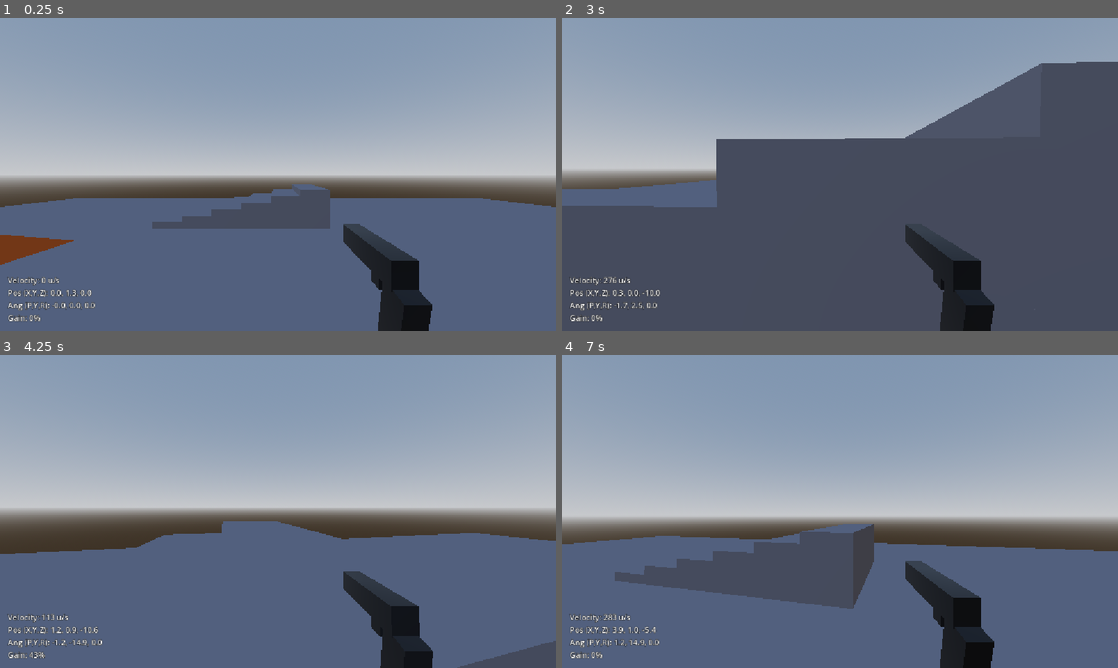
Above: before the commit, frames 1-4 (two rows, left to right).
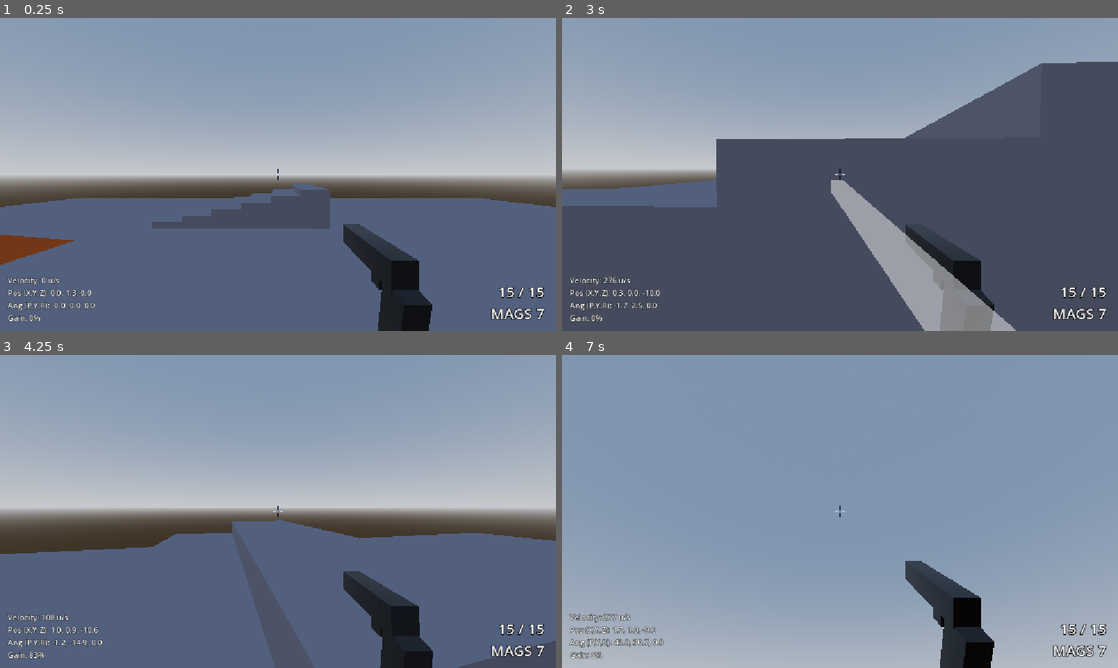
Above: after the commit, the same moments.

Repository: Raditokun/GameJam-Godot
Game: Godot game, scene res://scenes/Main.tscn
Same seed, same stepped clock (60 frames per second), same inputs: the game is played once before the commit and once after it.
Inputs (mouse positions are in pixels of both pictures, inside the frame that each line leads up to):
- Up to frame 1 (0.25 s): no input
- Up to frame 2 (3 s): move the mouse to (867, 174) at 0.52 s; hold C (crouch) 0.53-1.28 s; hold W (move_forward) from 0.53 s (still down); tap Space (jump) at 0.77, 1.52 s; tap Shift (walk, bound only after the commit) at 0.8, 1.35, 2.3 s; move the mouse to (812, 174) at 1.27 s; tap C (crouch) at 1.55 s; move the mouse to (851, 168) at 2.02 s; hold C (crouch) 2.03-2.78 s; move the mouse to (834, 180) at 2.77 s; click (834, 180) at 2.85 s
- Up to frame 3 (4.25 s): keep holding W (move_forward); tap Space (jump) at 3.02, 3.77 s; tap C (crouch) at 3.05 s; move the mouse to (316, 514) at 3.52 s; hold Shift (walk, bound only after the commit) from 3.53 s (still down); tap R (reload) at 4.15 s
- Up to frame 4 (7 s): move the mouse to (795, 508) at 4.27 s; release Shift (walk, bound only after the commit) at 4.28 s; tap C (crouch) at 4.35, 6.6 s; tap Space (jump) at 4.52, 6.77 s; tap Escape (ui_cancel) at 4.9 s; release W (move_forward) at 5 s; click (801, 552) at 5 s, where only the run after the commit has a clickable "Resume"; tap Enter at 5.75 s; move the mouse to (867, 511) at 5.77 s; hold S (move_back) 5.78-6.53 s; hold Shift (walk, bound only after the commit) 5.78-6.53 s; move the mouse to (756, 433) at 6.52 s; hold D (move_right) from 6.53 s (still down)

The runs differ from the first frame. In frame 1, 0.4% of the frame differs, in the area x 49-98%, y 48-97%; in frame 2, 5.2%; in frame 3, 0.8%; in frame 4, 67%, in the area x 0-100%, y 24-100%.

Commit message:
added tracers,shifting,ui and settings

Diff:
--- a/project.godot
+++ b/project.godot
@@ -14,6 +14,10 @@
 run/main_scene="res://scenes/Main.tscn"
 config/features=PackedStringArray("4.7", "Forward Plus")
 config/icon="res://icon.svg"
+
+[autoload]
+
+GameSettings="*res://scenes/GameSettings.gd"
 
 [display]
 
@@ -57,6 +61,11 @@
 , Object(InputEventKey,"resource_local_to_scene":false,"resource_name":"","device":-1,"window_id":0,"alt_pressed":false …(186 unchanged characters)…
 ]
 }
+walk={
+"deadzone": 0.5,
+"events": [Object(InputEventKey,"resource_local_to_scene":false,"resource_name":"","device":-1,"window_id":0,"alt_pressed":false,"shift_pressed":false,"ctrl_pressed":false,"meta_pressed":false,"pressed":false,"keycode":0,"physical_keycode":4194325,"key_label":0,"unicode":0,"location":0,"echo":false,"script":null)
+]
+}
 fire={
 "deadzone": 0.5,
 "events": [Object(InputEventMouseButton,"resource_local_to_scene":false,"resource_name":"","device":-1,"window_id":0,"a …(253 unchanged characters)…
--- /dev/null
+++ b/scenes/Crosshair.gd
@@ -0,0 +1,81 @@
+extends Control
+## Classic four-stroke FPS crosshair, drawn straight to the HUD.
+##
+## Drawn rather than textured so length/gap/thickness stay tweakable from the
+## inspector without touching art. The control is stretched over the whole
+## viewport and the reticle is drawn at its centre, so it stays centred at any
+## resolution. It hides itself whenever the mouse is released (i.e. while the
+## settings menu is up), since a reticle under a visible cursor reads as a bug.
+
+@export_group("Shape")
+## Length of each stroke in pixels.
+@export var stroke_length := 10.0:
+	set(value):
+		stroke_length = value
+		queue_redraw()
+## Empty space between the centre and the start of each stroke.
+@export var gap := 5.0:
+	set(value):
+		gap = value
+		queue_redraw()
+## Stroke width in pixels. Odd values land off-pixel; even ones stay crisp.
+@export var thickness := 2.0:
+	set(value):
+		thickness = value
+		queue_redraw()
+## Draws a filled pip at the exact centre.
+@export var center_dot := true:
+	set(value):
+		center_dot = value
+		queue_redraw()
+
+@export_group("Colour")
+@export var color := Color(0.2, 1.0, 0.4, 0.9):
+	set(value):
+		color = value
+		queue_redraw()
+## Dark border drawn behind the strokes so the reticle survives bright walls.
+@export var outline_size := 1.0:
+	set(value):
+		outline_size = value
+		queue_redraw()
+@export var outline_color := Color(0, 0, 0, 0.75):
+	set(value):
+		outline_color = value
+		queue_redraw()
+
+
+func _ready() -> void:
+	# Never eat clicks meant for the world or the menu underneath.
+	mouse_filter = Control.MOUSE_FILTER_IGNORE
+	# Keep ticking while the tree is paused so it hides the moment the menu opens.
+	process_mode = Node.PROCESS_MODE_ALWAYS
+	resized.connect(queue_redraw)
+
+
+func _process(_delta: float) -> void:
+	visible = Input.mouse_mode == Input.MOUSE_MODE_CAPTURED
+
+
+func _draw() -> void:
+	# Round the centre so strokes land on whole pixels instead of blurring.
+	var mid := (size * 0.5).round()
+	if outline_size > 0.0:
+		for r in _stroke_rects(mid):
+			draw_rect(r.grow(outline_size), outline_color)
+	for r in _stroke_rects(mid):
+		draw_rect(r, color)
+
+
+## The four arms plus the optional centre pip, as rects around `mid`.
+func _stroke_rects(mid: Vector2) -> Array[Rect2]:
+	var half := thickness * 0.5
+	var rects: Array[Rect2] = [
+		Rect2(mid.x - gap - stroke_length, mid.y - half, stroke_length, thickness),  # left
+		Rect2(mid.x + gap, mid.y - half, stroke_length, thickness),  # right
+		Rect2(mid.x - half, mid.y - gap - stroke_length, thickness, stroke_length),  # up
+		Rect2(mid.x - half, mid.y + gap, thickness, stroke_length),  # down
+	]
+	if center_dot:
+		rects.append(Rect2(mid.x - half, mid.y - half, thickness, thickness))
+	return rects
--- /dev/null
+++ b/scenes/GameSettings.gd
@@ -0,0 +1,65 @@
+extends Node
+## Autoloaded, persisted player settings: mouse sensitivity and master volume.
+##
+## These live in an autoload rather than on the Player so the settings menu has
+## a target that outlives any one scene, and so audio can be applied globally
+## without walking the tree. Values are written to user://settings.cfg whenever
+## the menu closes, and reloaded on launch.
+
+## Emitted after any value changes, so listeners can refresh without polling.
+signal changed
+
+const SAVE_PATH := "user://settings.cfg"
+
+## Sensitivity is a multiplier on top of Player.mouse_sensitivity, so 1.0 keeps
+## the feel authored in the scene and the slider spans a familiar CS-style range.
+const SENS_MIN := 0.1
+const SENS_MAX := 5.0
+
+var sensitivity := 1.0
+var volume := 0.8
+
+
+func _ready() -> void:
+	# Settings must stay reachable while the tree is paused behind the menu.
+	process_mode = Node.PROCESS_MODE_ALWAYS
+	load_settings()
+
+
+func set_sensitivity(value: float) -> void:
+	sensitivity = clampf(value, SENS_MIN, SENS_MAX)
+	changed.emit()
+
+
+func set_volume(value: float) -> void:
+	volume = clampf(value, 0.0, 1.0)
+	_apply_volume()
+	changed.emit()
+
+
+## Drives the Master bus from the linear slider. Zero mutes the bus outright
+## rather than leaning on linear_to_db(0), which returns -inf.
+func _apply_volume() -> void:
+	var bus := AudioServer.get_bus_index("Master")
+	if bus < 0:
+		return
+	AudioServer.set_bus_mute(bus, volume <= 0.0)
+	AudioServer.set_bus_volume_db(bus, linear_to_db(maxf(volume, 0.0001)))
+
+
+func save_settings() -> void:
+	var cfg := ConfigFile.new()
+	cfg.set_value("input", "sensitivity", sensitivity)
+	cfg.set_value("audio", "volume", volume)
+	cfg.save(SAVE_PATH)
+
+
+## Reads the config back, falling back to the current defaults for anything
+## missing or malformed, then pushes the audio value at the bus.
+func load_settings() -> void:
+	var cfg := ConfigFile.new()
+	if cfg.load(SAVE_PATH) == OK:
+		sensitivity = clampf(float(cfg.get_value("input", "sensitivity", sensitivity)), SENS_MIN, SENS_MAX)
+		volume = clampf(float(cfg.get_value("audio", "volume", volume)), 0.0, 1.0)
+	_apply_volume()
+	changed.emit()
--- a/scenes/Main.tscn
+++ b/scenes/Main.tscn
@@ -35,20 +35,20 @@
 size = Vector3(50, 1, 50)
 material = SubResource("Material_floor")
 
-[node name="JumpBlock3" type="CSGBox3D" parent="Floor" unique_id=991480514]
-transform = Transform3D(1, 0, 0, 0, 1, 0, 0, 0, 1, 2.9414887, 2.1567993, 13.151535)
+[node name="JumpBlock9" type="CSGBox3D" parent="." unique_id=991480514]
+transform = Transform3D(1, 0, 0, 0, 1, 0, 0, 0, 1, 2.9414887, 1.6567993, 13.151535)
 use_collision = true
 size = Vector3(3, 4.3135986, 3)
 material = SubResource("Material_obstacle")
 
-[node name="JumpBlock4" type="CSGBox3D" parent="Floor" unique_id=1004336883]
-transform = Transform3D(1, 0, 0, 0, 1, 0, 0, 0, 1, -2.2388473, 2.1567993, 15.383065)
+[node name="JumpBlock8" type="CSGBox3D" parent="." unique_id=1004336883]
+transform = Transform3D(1, 0, 0, 0, 1, 0, 0, 0, 1, -2.2388473, 1.6567993, 15.383065)
 use_collision = true
 size = Vector3(3, 4.3135986, 3)
 material = SubResource("Material_obstacle")
 
-[node name="JumpBlock3" type="CSGBox3D" parent="Floor/JumpBlock4" unique_id=580943840]
-transform = Transform3D(1, 0, 0, 0, 1, 0, 0, 0, 1, -8.440802, 1.2652283, -9.929227)
+[node name="JumpBlock7" type="CSGBox3D" parent="." unique_id=580943840]
+transform = Transform3D(1, 0, 0, 0, 1, 0, 0, 0, 1, -10.679649, 2.9220276, 5.4538383)
 use_collision = true
 size = Vector3(3, 6.0967407, 3)
 material = SubResource("Material_obstacle")
@@ -117,19 +117,19 @@
 transform = Transform3D(1, 0, 0, 0, 1, 0, 0, 0, 1, 0, 2, 0)
 
 [node name="JumpBlock4" type="CSGBox3D" parent="." unique_id=551563133]
-transform = Transform3D(1, 0, 0, 0, 1, 0, 0, 0, 1, -6.901151, 2.8660173, 10.561366)
+transform = Transform3D(1, 0, 0, 0, 1, 0, 0, 0, 1, -6.901151, 2.5890746, 10.561366)
 use_collision = true
-size = Vector3(3, 5.3017273, 3)
+size = Vector3(3, 4.493149, 3)
 material = SubResource("Material_obstacle")
 
-[node name="JumpBlock3" type="CSGBox3D" parent="JumpBlock4" unique_id=1830592018]
-transform = Transform3D(1, 0, 0, 0, 1, 0, 0, 0, 1, -4.5899205, 2.1567993, 5.9787607)
+[node name="JumpBlock5" type="CSGBox3D" parent="." unique_id=1830592018]
+transform = Transform3D(1, 0, 0, 0, 1, 0, 0, 0, 1, -11.6301775, 2.1928413, 16.609932)
 use_collision = true
 size = Vector3(3, 4.3135986, 3)
 material = SubResource("Material_obstacle")
 
-[node name="JumpBlock3" type="CSGBox3D" parent="JumpBlock4/JumpBlock3" unique_id=1316286902]
-transform = Transform3D(1, 0, 0, 0, 1, 0, 0, 0, 1, -3.7614193, 2.1567993, -5.8821907)
+[node name="JumpBlock6" type="CSGBox3D" parent="." unique_id=1316286902]
+transform = Transform3D(1, 0, 0, 0, 1, 0, 0, 0, 1, -15.653555, 2.1659036, 9.342944)
 use_collision = true
 size = Vector3(3, 4.3135986, 3)
 material = SubResource("Material_obstacle")
--- a/scenes/Player.gd
+++ b/scenes/Player.gd
@@ -13,7 +13,8 @@
 
 # --- Look ---
 @export_group("Look")
-## Radians of rotation per pixel of mouse movement.
+## Radians of rotation per pixel of mouse movement, at the settings menu's
+## default sensitivity of 1.0. The menu scales this rather than replacing it.
 @export var mouse_sensitivity := 0.003
 ## Maximum up/down look angle. Source clamps pitch to ~89 degrees.
 @export_range(0.0, 90.0, 0.1) var pitch_limit_deg := 89.0
@@ -23,6 +24,10 @@
 @export_group("Movement")
 ## Target ground speed. Source: sv_maxspeed (~250 u/s).
 @export var max_speed := 7.0
+## Target speed while the walk key (Shift) is held. Source: +speed / cl_forwardspeed
+## halving. Like Source this also damps air acceleration, so shift-strafing
+## gains less speed -- that's authentic, not a bug.
+@export var walk_speed := 3.5
 ## Ground acceleration multiplier. Source: sv_accelerate.
 @export var ground_accel := 10.0
 ## Ground friction. Source: sv_friction.
@@ -109,27 +114,28 @@
 
 func _unhandled_input(event: InputEvent) -> void:
 	if event is InputEventMouseMotion and Input.mouse_mode == Input.MOUSE_MODE_CAPTURED:
+		# The settings slider scales the scene's authored sensitivity. Typed
+		# explicitly so a missing GameSettings autoload reports one clear error
+		# rather than also failing type inference here.
+		var look: float = mouse_sensitivity * GameSettings.sensitivity
 		# Yaw turns the whole body so the placeholder model faces where you look.
-		rotate_y(-event.relative.x * mouse_sensitivity)
+		rotate_y(-event.relative.x * look)
 		# Pitch tilts only the head/camera, clamped like a real Source client.
 		var limit := deg_to_rad(pitch_limit_deg)
-		_pitch = clampf(_pitch - event.relative.y * mouse_sensitivity, -limit, limit)
+		_pitch = clampf(_pitch - event.relative.y * look, -limit, limit)
 		head.rotation.x = _pitch
-
-	# Escape releases the mouse; handy while testing.
-	if event.is_action_pressed("ui_cancel"):
-		Input.mouse_mode = (
-			Input.MOUSE_MODE_VISIBLE
-			if Input.mouse_mode == Input.MOUSE_MODE_CAPTURED
-			else Input.MOUSE_MODE_CAPTURED
-		)
 
 
 func _physics_process(delta: float) -> void:
 	_update_crouch(delta)
 
 	var grounded := is_on_floor()
-	var speed := crouch_speed if _crouching else max_speed
+	# Crouch outranks walk, so ducking while holding Shift stays crouch-speed.
+	var speed := max_speed
+	if _crouching:
+		speed = crouch_speed
+	elif Input.is_action_pressed("walk"):
+		speed = walk_speed
 	var wish_dir := _get_wish_direction()
 	var wants_jump := (
 		Input.is_action_pressed("jump")
--- a/scenes/Player.tscn
+++ b/scenes/Player.tscn
@@ -3,6 +3,8 @@
 [ext_resource type="Script" uid="uid://jr78w6ypf3mu" path="res://scenes/Player.gd" id="1_player"]
 [ext_resource type="AudioStream" uid="uid://b7bkuar200rr2" path="res://Sounds/Jumping trimed.mp3" id="2_v6fml"]
 [ext_resource type="PackedScene" path="res://scenes/Pistol.tscn" id="3_pistol"]
+[ext_resource type="Script" uid="uid://b27tw8meflmor" path="res://scenes/Crosshair.gd" id="4_crosshair"]
+[ext_resource type="PackedScene" path="res://scenes/SettingsMenu.tscn" id="5_settings"]
 
 [sub_resource type="CapsuleShape3D" id="CapsuleShape3D_player"]
 radius = 0.4
@@ -36,14 +38,14 @@
 [node name="RayCast3D" type="RayCast3D" parent="Head/Camera3D" unique_id=634501365]
 target_position = Vector3(0, 0, -100)
 
-[node name="Pistol" parent="Head/Camera3D" unique_id=295870913 instance=ExtResource("3_pistol")]
+[node name="Pistol" parent="Head/Camera3D" unique_id=295870913 node_paths=PackedStringArray("ray", "ammo_label") instance=ExtResource("3_pistol")]
 transform = Transform3D(1, 0, 0, 0, 1, 0, 0, 0, 1, 0.25, -0.2, -0.45)
 ray = NodePath("../RayCast3D")
 ammo_label = NodePath("../../../HUD/AmmoLabel")
 
 [node name="jump" type="AudioStreamPlayer3D" parent="." unique_id=76217393]
 stream = ExtResource("2_v6fml")
-volume_db = -7.477
+volume_db = -25.421
 
 [node name="HUD" type="CanvasLayer" parent="." unique_id=513739344]
 
@@ -80,3 +82,19 @@
 theme_override_font_sizes/font_size = 30
 horizontal_alignment = 2
 vertical_alignment = 2
+
+[node name="Crosshair" type="Control" parent="HUD" unique_id=1440249042]
+layout_mode = 3
+anchors_preset = 15
+anchor_right = 1.0
+anchor_bottom = 1.0
+grow_horizontal = 2
+grow_vertical = 2
+mouse_filter = 2
+script = ExtResource("4_crosshair")
+stroke_length = 5.0
+thickness = 1.0
+center_dot = false
+color = Color(0.7621213, 0.8401127, 1, 0.9019608)
+
+[node name="SettingsMenu" parent="." unique_id=669604588 instance=ExtResource("5_settings")]
--- /dev/null
+++ b/scenes/SettingsMenu.gd
@@ -0,0 +1,86 @@
+extends CanvasLayer
+## Pause/settings overlay, opened and closed with Escape.
+##
+## While it's up the whole tree is paused -- that's what stops the player moving
+## and the pistol firing behind the menu, since both act from _process /
+## _physics_process. This node opts out of the pause with PROCESS_MODE_ALWAYS so
+## it can still read the Escape that closes it. Values are committed to disk on
+## close rather than on every slider tick.
+##
+## Scene-internal nodes are reached with $ rather than exported NodePaths: node
+## exports only resolve when the .tscn carries a node_paths= marker, which is
+## easy to lose when scenes are hand-edited.
+
+@onready var _sens_slider: HSlider = $Backdrop/Center/Panel/Margin/VBox/Grid/SensSlider
+@onready var _sens_value: Label = $Backdrop/Center/Panel/Margin/VBox/Grid/SensValue
+@onready var _vol_slider: HSlider = $Backdrop/Center/Panel/Margin/VBox/Grid/VolSlider
+@onready var _vol_value: Label = $Backdrop/Center/Panel/Margin/VBox/Grid/VolValue
+@onready var _resume_button: Button = $Backdrop/Center/Panel/Margin/VBox/Buttons/ResumeButton
+@onready var _quit_button: Button = $Backdrop/Center/Panel/Margin/VBox/Buttons/QuitButton
+
+
+func _ready() -> void:
+	process_mode = Node.PROCESS_MODE_ALWAYS
+	visible = false
+
+	_sens_slider.min_value = GameSettings.SENS_MIN
+	_sens_slider.max_value = GameSettings.SENS_MAX
+	_sens_slider.step = 0.05
+	_vol_slider.min_value = 0.0
+	_vol_slider.max_value = 1.0
+	_vol_slider.step = 0.01
+
+	_sens_slider.value_changed.connect(_on_sensitivity_changed)
+	_vol_slider.value_changed.connect(_on_volume_changed)
+	_resume_button.pressed.connect(close)
+	_quit_button.pressed.connect(func() -> void: get_tree().quit())
+
+	_pull_from_settings()
+
+
+func _unhandled_input(event: InputEvent) -> void:
+	if event.is_action_pressed("ui_cancel"):
+		if visible:
+			close()
+		else:
+			open()
+		get_viewport().set_input_as_handled()
+
+
+func open() -> void:
+	# Re-read in case anything changed the values while the menu was closed.
+	_pull_from_settings()
+	visible = true
+	get_tree().paused = true
+	Input.mouse_mode = Input.MOUSE_MODE_VISIBLE
+	_resume_button.grab_focus()
+
+
+func close() -> void:
+	visible = false
+	get_tree().paused = false
+	Input.mouse_mode = Input.MOUSE_MODE_CAPTURED
+	GameSettings.save_settings()
+
+
+## Syncs the sliders to the stored values without letting their value_changed
+## signals bounce straight back into GameSettings.
+func _pull_from_settings() -> void:
+	_sens_slider.set_value_no_signal(GameSettings.sensitivity)
+	_vol_slider.set_value_no_signal(GameSettings.volume)
+	_refresh_labels()
+
+
+func _on_sensitivity_changed(value: float) -> void:
+	GameSettings.set_sensitivity(value)
+	_refresh_labels()
+
+
+func _on_volume_changed(value: float) -> void:
+	GameSettings.set_volume(value)
+	_refresh_labels()
+
+
+func _refresh_labels() -> void:
+	_sens_value.text = "%.2f" % GameSettings.sensitivity
+	_vol_value.text = "%d%%" % roundi(GameSettings.volume * 100.0)
--- /dev/null
+++ b/scenes/SettingsMenu.tscn
@@ -0,0 +1,88 @@
+[gd_scene load_steps=2 format=3]
+
+[ext_resource type="Script" path="res://scenes/SettingsMenu.gd" id="1_menu"]
+
+[node name="SettingsMenu" type="CanvasLayer"]
+process_mode = 3
+layer = 10
+visible = false
+script = ExtResource("1_menu")
+
+[node name="Backdrop" type="ColorRect" parent="."]
+anchors_preset = 15
+anchor_right = 1.0
+anchor_bottom = 1.0
+grow_horizontal = 2
+grow_vertical = 2
+color = Color(0, 0, 0, 0.65)
+
+[node name="Center" type="CenterContainer" parent="Backdrop"]
+anchors_preset = 15
+anchor_right = 1.0
+anchor_bottom = 1.0
+grow_horizontal = 2
+grow_vertical = 2
+
+[node name="Panel" type="PanelContainer" parent="Backdrop/Center"]
+custom_minimum_size = Vector2(520, 0)
+
+[node name="Margin" type="MarginContainer" parent="Backdrop/Center/Panel"]
+theme_override_constants/margin_left = 28
+theme_override_constants/margin_top = 24
+theme_override_constants/margin_right = 28
+theme_override_constants/margin_bottom = 24
+
+[node name="VBox" type="VBoxContainer" parent="Backdrop/Center/Panel/Margin"]
+theme_override_constants/separation = 16
+
+[node name="Title" type="Label" parent="Backdrop/Center/Panel/Margin/VBox"]
+theme_override_font_sizes/font_size = 28
+text = "SETTINGS"
+horizontal_alignment = 1
+
+[node name="Sep1" type="HSeparator" parent="Backdrop/Center/Panel/Margin/VBox"]
+
+[node name="Grid" type="GridContainer" parent="Backdrop/Center/Panel/Margin/VBox"]
+theme_override_constants/h_separation = 16
+theme_override_constants/v_separation = 14
+columns = 3
+
+[node name="SensName" type="Label" parent="Backdrop/Center/Panel/Margin/VBox/Grid"]
+text = "Mouse Sensitivity"
+
+[node name="SensSlider" type="HSlider" parent="Backdrop/Center/Panel/Margin/VBox/Grid"]
+custom_minimum_size = Vector2(240, 0)
+size_flags_horizontal = 3
+size_flags_vertical = 4
+
+[node name="SensValue" type="Label" parent="Backdrop/Center/Panel/Margin/VBox/Grid"]
+custom_minimum_size = Vector2(56, 0)
+text = "1.00"
+horizontal_alignment = 2
+
+[node name="VolName" type="Label" parent="Backdrop/Center/Panel/Margin/VBox/Grid"]
+text = "Master Volume"
+
+[node name="VolSlider" type="HSlider" parent="Backdrop/Center/Panel/Margin/VBox/Grid"]
+custom_minimum_size = Vector2(240, 0)
+size_flags_horizontal = 3
+size_flags_vertical = 4
+
+[node name="VolValue" type="Label" parent="Backdrop/Center/Panel/Margin/VBox/Grid"]
+custom_minimum_size = Vector2(56, 0)
+text = "80%"
+horizontal_alignment = 2
+
+[node name="Sep2" type="HSeparator" parent="Backdrop/Center/Panel/Margin/VBox"]
+
+[node name="Buttons" type="HBoxContainer" parent="Backdrop/Center/Panel/Margin/VBox"]
+theme_override_constants/separation = 12
+alignment = 1
+
+[node name="ResumeButton" type="Button" parent="Backdrop/Center/Panel/Margin/VBox/Buttons"]
+custom_minimum_size = Vector2(150, 40)
+text = "Resume"
+
+[node name="QuitButton" type="Button" parent="Backdrop/Center/Panel/Margin/VBox/Buttons"]
+custom_minimum_size = Vector2(150, 40)
+text = "Quit"
Not shown, changed: .claude/settings.local.json
Not shown, added: scenes/Crosshair.gd.uid
Not shown, added: scenes/GameSettings.gd.uid
Not shown, added: scenes/SettingsMenu.gd.uid
